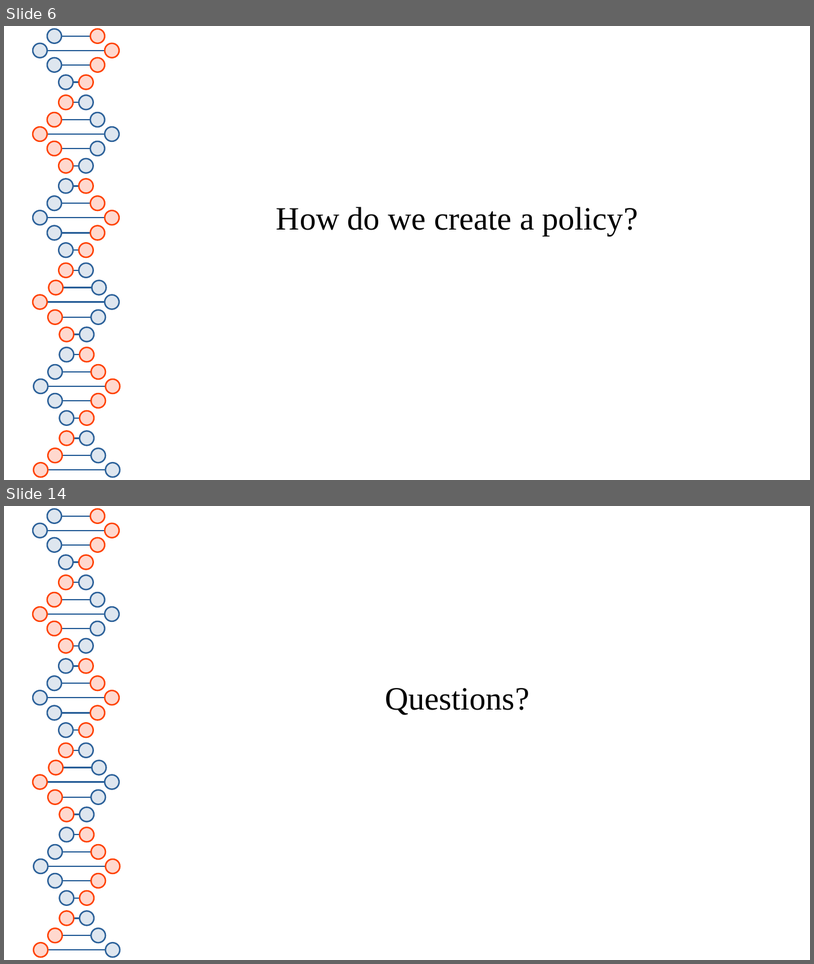
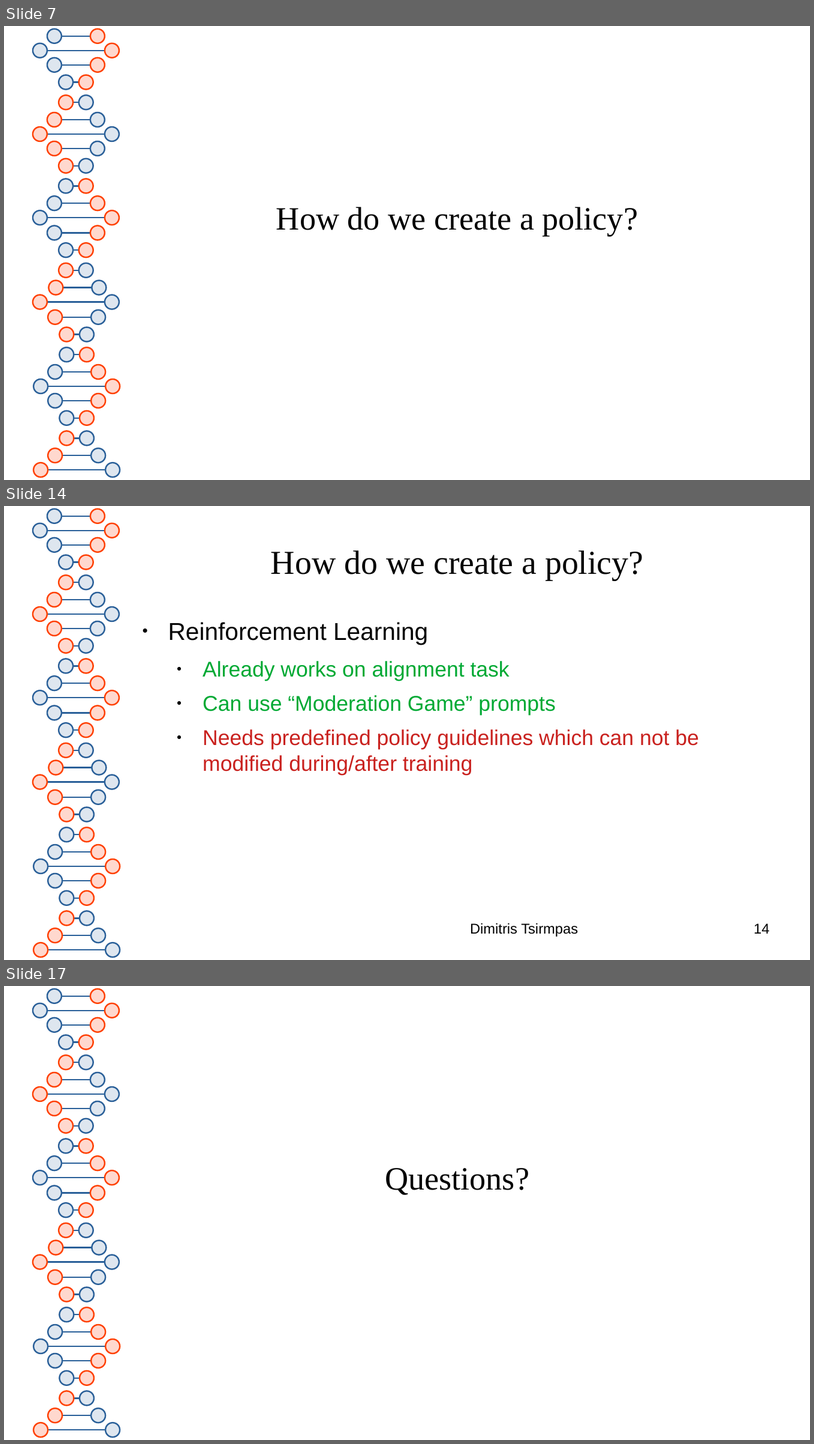
Before and after one commit to dimits-ts/llm_moderation_research, a slide deck: presentations/llm_policy_feasibility.odp. Shown one above the other, each under a label of ours: slides 6 and 14 before the commit, slides 7, 14 and 17 after it; the slides between them are not shown. The pictures are 814x964 and 814x1444 pixels, drawn with LibreOffice and Linux fonts; fonts in the diff are those of the drawing. Boxes give left, top, right and bottom in pixels: in the first picture for what was removed or moved away, otherwise in the second. Text is boxed around its words. In the diff, an @@ line names an element or a change of style, - is before the commit and + after.

```diff
--- a/presentations/llm_policy_feasibility.odp
+++ b/presentations/llm_policy_feasibility.odp
@@ slide 14 added at <box>4,506,810,960</box>, background #FFFFFF; not listed: 81 template elements that a slide beside it also shows @@
@@ title added at <box>271,550,644,580</box>, 33 pt, text #050505 @@
+How do we create a policy?
@@ text added at <box>168,622,699,775</box>, 21 pt, text #C9211E @@
+● Reinforcement Learning
+  ● Already works on alignment task
+  ● Can use “Moderation Game” prompts
+  ● Needs predefined policy guidelines which can not be modified during/after training
@@ text added at <box>470,922,578,936</box>, 14 pt, text #000000 @@
+Dimitris Tsirmpas
@@ page number added at <box>754,923,770,933</box>, 14 pt, text #000000 @@
+14
@@ what was slide 6 is now slide 7 @@
@@ what was slide 14 is now slide 17 @@
```
Also in this commit, not shown: 8 slides changed, 2 other slides added.
